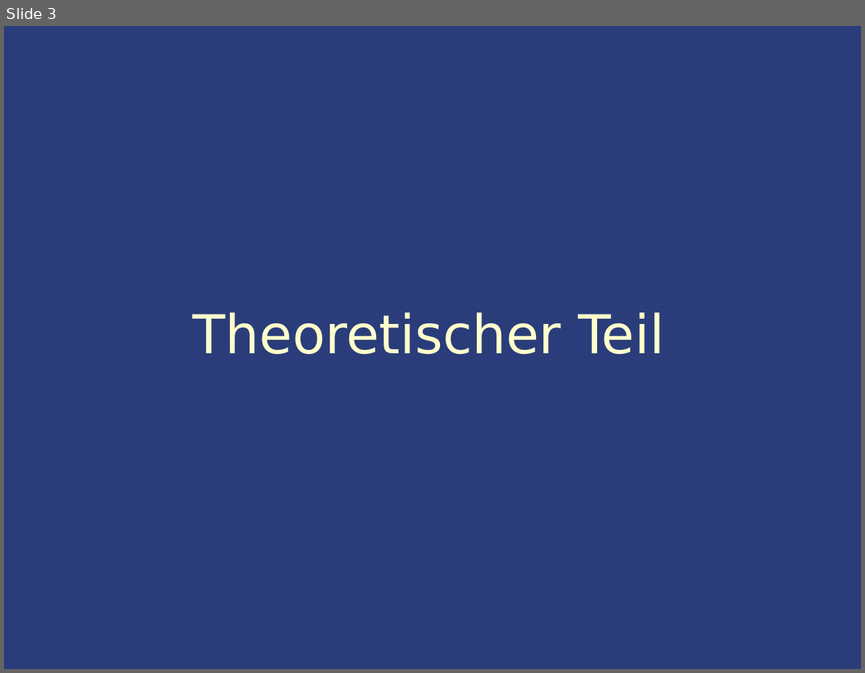
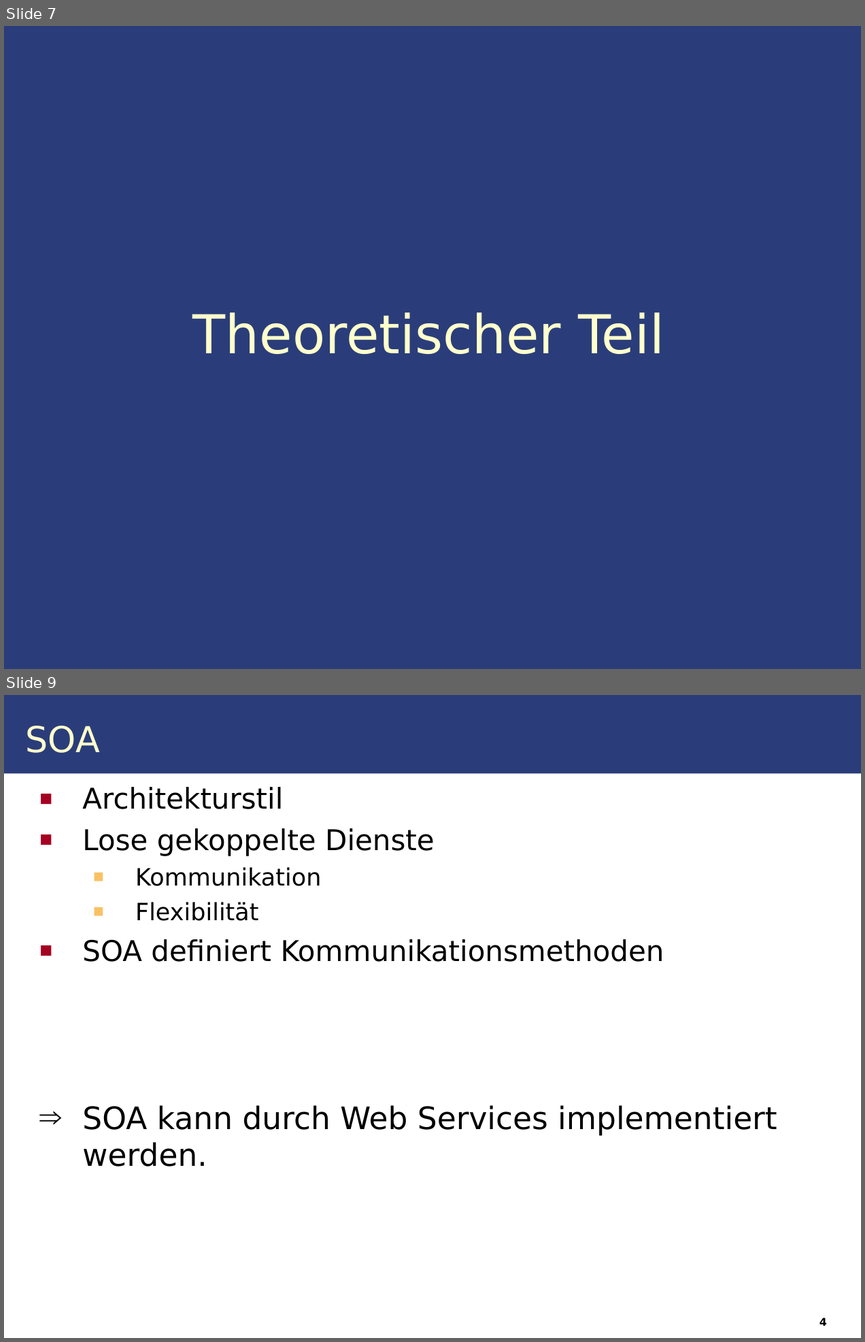
Before and after one commit to IAAS/decidr, a slide deck: seminars/rr/presentation/Web_Services.odp. Shown one above the other, each under a label of ours: slide 3 before the commit, slides 7 and 9 after it; the slides between them are not shown. The pictures are 865x673 and 865x1342 pixels, drawn with LibreOffice and Linux fonts; fonts in the diff are those of the drawing. Boxes give left, top, right and bottom in pixels: in the first picture for what was removed or moved away, otherwise in the second. Text is boxed around its words. In the diff, an @@ line names an element or a change of style, - is before the commit and + after.

```diff
--- a/seminars/rr/presentation/Web_Services.odp
+++ b/seminars/rr/presentation/Web_Services.odp
@@ slide 9 added at box(4, 695, 861, 1338), background #FFFFFF @@
@@ rectangle added at box(4, 695, 861, 774), fill #2A3D7A @@
@@ text added at box(25, 726, 100, 753), 30 pt, text #FFFFCC @@
+SOA
@@ text added at box(82, 787, 777, 1166), 24 pt, text #000000 @@
+■ Architekturstil
+■ Lose gekoppelte Dienste
+  ■ Kommunikation
+  ■ Flexibilität
+■ SOA definiert Kommunikationsmethoden
+⇒ SOA kann durch Web Services implementiert werden.
@@ text added at box(819, 1317, 827, 1325), 9 pt, text #000000, bold @@
+4
@@ what was slide 3 is now slide 7 @@
```
Also in this commit, not shown: 8 slides changed, 6 other slides added, 1 other file.
